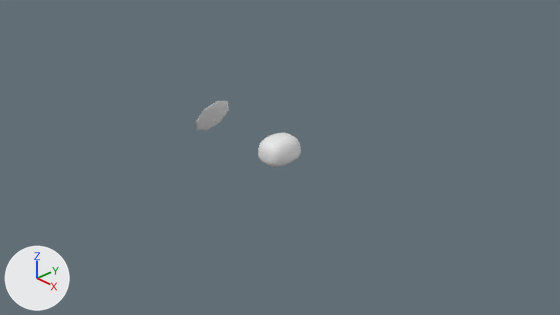
Renders of the Blender file rbt_arg.blend from each side of a commit.
Before and after are seen from the file's camera 'Camera'. The lights are fixed; the arrows at lower left show +X, +Y and +Z.

Before the edit, the objects in view are built like this:
```python
me_cube_002 = bpy.data.meshes.new('Cube.002')
me_cube_002.from_pydata(...)  # 12 vertices, 8 faces; spans x -0.98..0.0, y -1.0..1.0, z -0.54..1.0
me_cube_002.polygons.foreach_set('use_smooth', [True] * 8)
me_sphere_001 = bpy.data.meshes.new('Sphere.001')
me_sphere_001.from_pydata(...)  # 65 vertices, 64 faces; spans x 0.33..1.24, y -2.95..-0.95, z 0.3..2.09
ob_cube = bpy.data.objects.new('Cube', me_cube_002)
ob_cube.location = (0.0, 0.0, 0.0)
ob_cube.scale = (0.297, 0.297, 0.297)
_m = ob_cube.modifiers.new('Mirror', 'MIRROR')
_m.use_clip = True
_m = ob_cube.modifiers.new('Subdivision', 'SUBSURF')
_m.levels = 2
ob_sphere_001 = bpy.data.objects.new('Sphere.001', me_sphere_001)
ob_sphere_001.location = (-1.008, 0.0, 0.165)
ob_sphere_001.scale = (0.303, 0.303, 0.303)
```
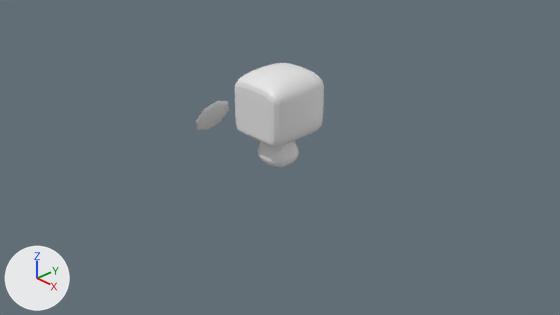
Commit message: segunda versão - cabeça

The change in detail:
me_cube_002 is used by ob_cube; location (0.0, 0.0, 0.0); scale (0.297, 0.297, 0.297).
me_cube_002 had 12 vertices, 8 faces and spanned x -0.98..0.0, y -1.0..1.0, z -0.54..1.0.
me_cube_002 now has 22 vertices, 16 faces and spans x -1.03..0.0, y -1.27..1.27, z -0.72..0.88.
me_cube_002 part 1: the whole mesh is rebuilt.
me_cube_002 part 2: the surface is now shaded flat.
Mesh me_cube_003 is new.
It has 30 vertices, 24 faces and spans x -1.0..0.0, y -1.0..1.0, z -0.98..1.0.
Object 'Cube' (ob_cube) moves from (0.0, 0.0, 0.0) to (0.0, 0.0, 0.053).
Object 'Cube' (ob_cube) is rescaled from (0.297, 0.297, 0.297) to (0.291, 0.291, 0.291).
Object 'head' (ob_head) is new; it shows me_cube_003.
Its location is (0.0, 0.0, 0.81).
Its scale is (0.494, 0.494, 0.494).
It gains a MIRROR modifier named 'Mirror'.
Modifier setting: use_clip = True.
It gains a SUBSURF modifier named 'Subdivision'.

Boxes [x1, y1, x2, y2] around the edits, measured in the pictures (560 x 315 px):
'head', added
    after: [235, 63, 324, 147]
'Cube', reshaped, moved, rescaled
    before: [258, 133, 301, 167]
    after: [258, 141, 299, 168]
part 1 of me_cube_002, built on
    before: [258, 133, 301, 167]
    after: [258, 141, 299, 168]
